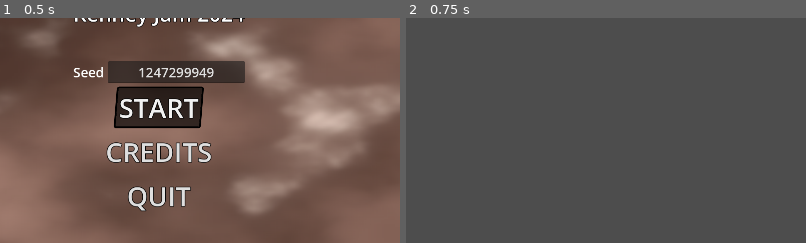
Above: before the commit, frames 1-2 (left to right).
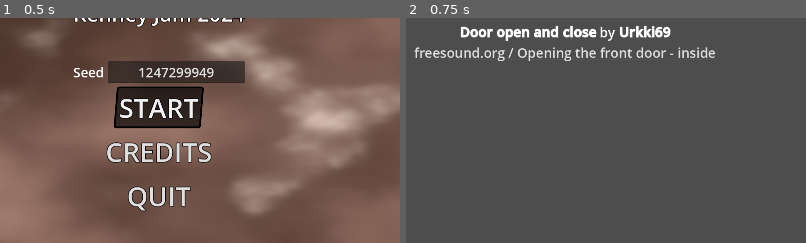
Above: after the commit, the same moments.

Repository: GnuCodingStudio/KenneyJam-2024
Game: Godot game, scene res://scenes/menus/MainMenu.tscn
The game is run twice, just before and just after one commit, with the same random seed, the same clock (stepped at 60 frames per second) and the same inputs.
Inputs:
- Up to frame 1 (0.5 s): no input
- Up to frame 2 (0.75 s): click "CREDITS" at 0.5 s
The pictures show only the part of the screen within x 30-80%, y 37-87%; the shares and areas given below are measured in that part.

Frame 1 is identical in both runs. In frame 2, 3.0% of the frame differs, in the area x 2-78%, y 3-20%.

Commit message:
feat(door): add sound to doors

Diff:
--- /dev/null
+++ b/default_bus_layout.tres
@@ -0,0 +1,9 @@
+[gd_resource type="AudioBusLayout" format=3 uid="uid://syp8d41jv6bm"]
+
+[resource]
+bus/1/name = &"SFX"
+bus/1/solo = false
+bus/1/mute = false
+bus/1/bypass_fx = false
+bus/1/volume_db = 0.0
+bus/1/send = &"Master"
--- a/objects/Door/Door.gd
+++ b/objects/Door/Door.gd
@@ -5,13 +5,18 @@
 
 @onready var sprite: AnimatedSprite2D = %Sprite
 @onready var collision: CollisionShape2D = %Collision
+@onready var open_audio: AudioStreamPlayer = %OpenAudio
+@onready var close_audio: AudioStreamPlayer = %CloseAudio
+
 
 
 func open() -> void:
 	collision.disabled = true
 	sprite.play("opened")
+	open_audio.play()
 
 
 func close() -> void:
 	collision.disabled = false
 	sprite.play("closed")
+	close_audio.play()
--- a/objects/Door/Door.tscn
+++ b/objects/Door/Door.tscn
@@ -1,7 +1,9 @@
-[gd_scene load_steps=7 format=3 uid="uid://bw4vur2v61f4j"]
+[gd_scene load_steps=9 format=3 uid="uid://bw4vur2v61f4j"]
 
 [ext_resource type="Texture2D" uid="uid://cfc1sn3s62cnp" path="res://assets/image/scribble_dungeons.png" id="1_doi4n"]
 [ext_resource type="Script" path="res://objects/Door/Door.gd" id="2_0hdpt"]
+[ext_resource type="AudioStream" uid="uid://cnn7t8a7p6xmp" path="res://objects/Door/open.mp3" id="3_p8m1g"]
+[ext_resource type="AudioStream" uid="uid://brr6qckbi0sbb" path="res://objects/Door/close.mp3" id="4_kniuj"]
 
 [sub_resource type="AtlasTexture" id="AtlasTexture_ormt4"]
 atlas = ExtResource("1_doi4n")
@@ -49,3 +51,13 @@
 position = Vector2(0, -40)
 shape = SubResource("RectangleShape2D_v5m8t")
 debug_color = Color(1, 0, 0, 0.419608)
+
+[node name="OpenAudio" type="AudioStreamPlayer" parent="."]
+unique_name_in_owner = true
+stream = ExtResource("3_p8m1g")
+bus = &"SFX"
+
+[node name="CloseAudio" type="AudioStreamPlayer" parent="."]
+unique_name_in_owner = true
+stream = ExtResource("4_kniuj")
+bus = &"SFX"
--- a/scenes/menus/credits/CreditsItem.gd
+++ b/scenes/menus/credits/CreditsItem.gd
@@ -1,3 +1,4 @@
+@tool
 extends VBoxContainer
 
 
--- a/scenes/menus/credits/CreditsMenu.tscn
+++ b/scenes/menus/credits/CreditsMenu.tscn
@@ -65,6 +65,14 @@
 link = "https://github.com/GnuCodingStudio/"
 link_text = "github.com / GnuCodingStudio"
 
+[node name="CreditsItem02" parent="GlobalMargin/VBox/Scroll/List" instance=ExtResource("1_gd18q")]
+layout_mode = 2
+size_flags_horizontal = 1
+title = "Door open and close"
+author = "Urkki69"
+link = "https://freesound.org/people/Urkki69/sounds/752832/"
+link_text = "freesound.org / Opening the front door - inside"
+
 [node name="BackButton" type="Button" parent="GlobalMargin"]
 layout_mode = 2
 size_flags_horizontal = 8
Not shown, added: objects/Door/close.mp3.import
Not shown, added: objects/Door/open.mp3.import
Not shown, added: objects/Door/close.mp3
Not shown, added: objects/Door/open.mp3
